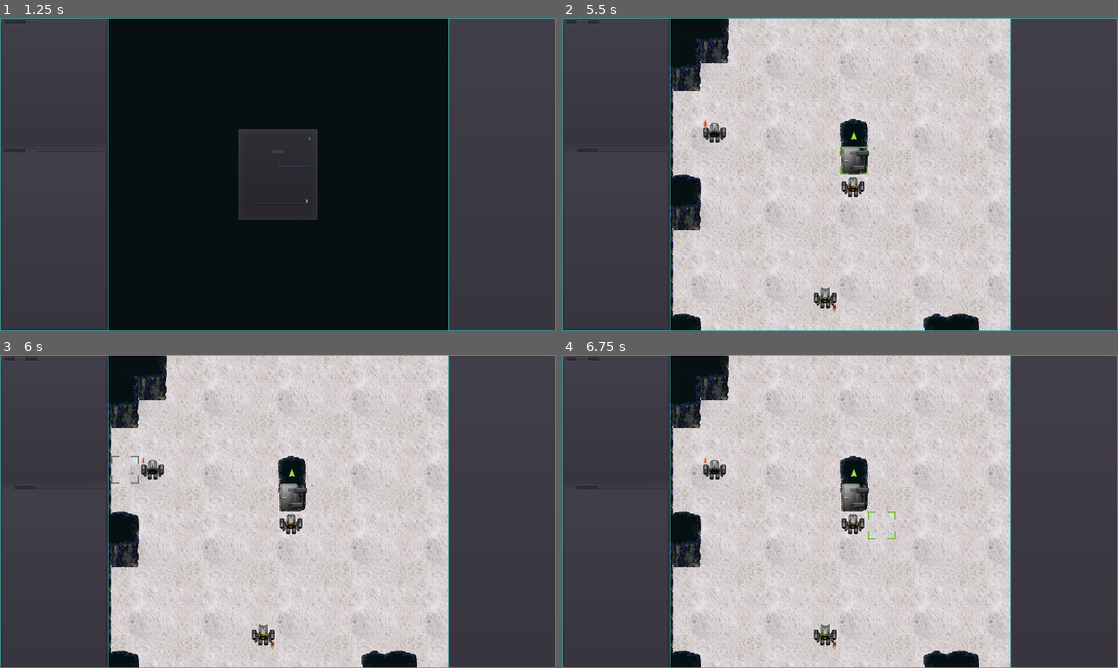
Above: before the commit, frames 1-4 (two rows, left to right).
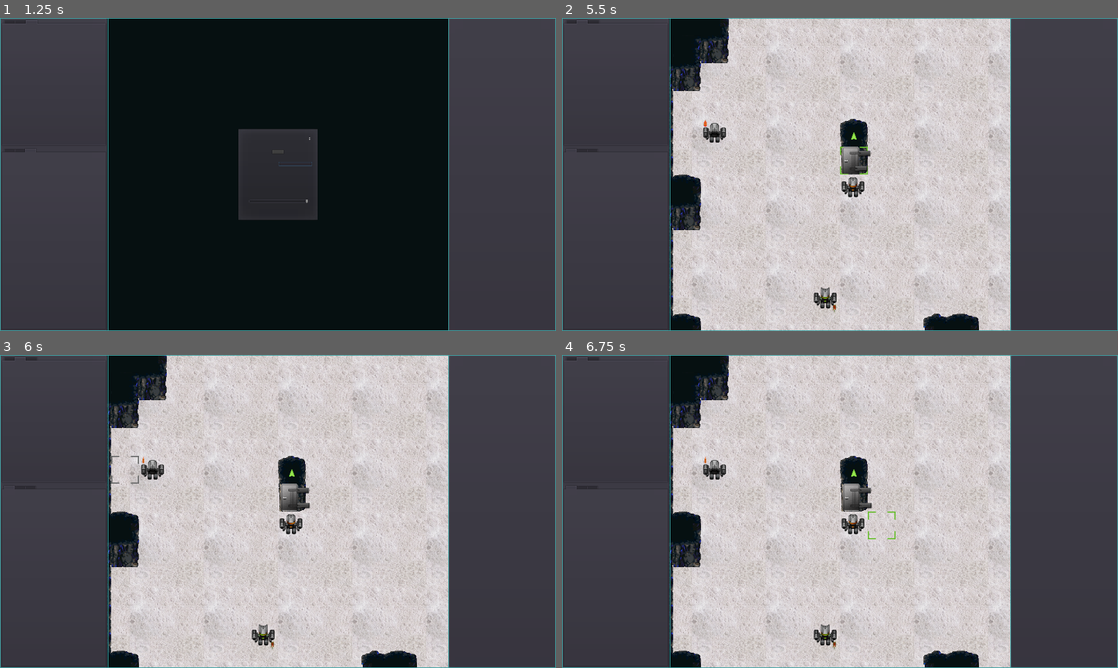
Above: after the commit, the same moments.

Repository: sarrowsmith/quasidroid
Game: Godot game, scene res://Main.tscn
Same seed, same stepped clock (60 frames per second), same inputs: the game is played once before the commit and once after it.
Inputs (mouse positions are in pixels of both pictures, inside the frame that each line leads up to):
- Up to frame 1 (1.25 s): click (294, 165) at 0.52 s; type "12" at 0.6 s
- Up to frame 2 (5.5 s): click "New from Seed" at 1.25 s; tap Enter at 2 s; move the mouse to (962, 158) at 2.02 s; tap R at 2.1 s; click (962, 158) at 2.17 s; tap Space at 2.27, 3.02, 4.52, 5.27 s; tap Delete (map_reset) at 2.75, 4.25 s; move the mouse to (728, 190) at 2.77 s; hold S 2.78-3.53 s; tap Q at 2.85 s; tap Backspace (cursor_reset) at 3.5, 5 s; move the mouse to (895, 105) at 3.52 s; tap F at 3.6 s; move the mouse to (812, 237) at 4.27 s; tap U at 4.35 s; click (812, 237) at 4.42 s; move the mouse to (1006, 221) at 5.02 s; hold S from 5.03 s (still down); tap O at 5.1 s
- Up to frame 3 (6 s): keep holding S; tap Delete (map_reset) at 5.75 s; move the mouse to (111, 464) at 5.77 s; tap P at 5.85 s
- Up to frame 4 (6.75 s): keep holding S; tap Space at 6.02 s; move the mouse to (867, 511) at 6.52 s; tap R at 6.6 s; click (867, 511) at 6.67 s

Frame 1 is identical in both runs. In frame 2, 0.1% of the frame differs, in the area x 46-56%, y 41-90%; in frame 3, less than 0.1%; in frame 4, less than 0.1%.

Commit message:
Audio skeleton, plus switching to full animation player rather than animated sprites when there's associated audio.

Diff:
--- a/Main.gd
+++ b/Main.gd
@@ -216,7 +216,7 @@
 func change_level(level: Level, fade: bool):
 	if not level:
 		if world.level_one.is_clear():
-			game_over(true)
+			game_over("Win")
 		return
 	if level != world.active_level:
 		if fade:
@@ -299,11 +299,12 @@
 		save_game.close()
 
 
-func game_over(success: bool, title=""):
+func game_over(success: String, title=""):
+	$Audio.get_node(success).play()
 	$Fader.interpolate_property(world, "modulate", Color(1.0, 1.0, 1.0, 1.0), Color(1.0, 1.0, 1.0, 0.0), 1.0)
 	$Fader.start()
 	yield($Fader, "tween_all_completed")
-	var popup = $Dialogs.get_node("Win" if success else "Lose")
+	var popup = $Dialogs.get_node(success)
 	if title:
 		popup.window_title = title
 	var messages = PoolStringArray()
@@ -340,7 +341,7 @@
 
 All robots in the facility will be wiped.
 """ % ((world.turn + 1) / 2))
-	game_over(false, "Facility systems reboot!")
+	game_over("Lose", "Facility systems reboot!")
 
 
 # Generate a seed text of the form CVCVC CVCV which can be directly
@@ -385,7 +386,7 @@
 		if view_mode == ViewMode.FREE:
 			view_mode = ViewMode.RESET
 	else:
-		game_over(false, "You have been deactivated!")
+		game_over("Lose", "You have been deactivated!")
 
 
 func _on_Resume_pressed():
@@ -427,7 +428,7 @@
 
 
 func _on_game_over(success):
-	$Dialogs.get_node("Win" if success else "Lose").set_visible(false)
+	$Dialogs.get_node(success).set_visible(false)
 	start_dialog()
 
 
--- a/Main.tscn
+++ b/Main.tscn
@@ -846,6 +846,14 @@
 popup_exclusive = true
 window_title = "You have failed!"
 dialog_autowrap = true
+
+[node name="Audio" type="Node" parent="."]
+
+[node name="Win" type="AudioStreamPlayer" parent="Audio"]
+bus = "SFX"
+
+[node name="Lose" type="AudioStreamPlayer" parent="Audio"]
+bus = "SFX"
 [connection signal="pressed" from="View/Panel/Split/UpperPanel/Menu/Game Stats" to="." method="_on_Game_Stats_pressed"]
 [connection signal="about_to_show" from="View/Panel/Split/UpperPanel/Menu/Weapon" to="World" method="_on_Weapon_about_to_show" flags=3]
 [connection signal="toggled" from="View/Panel/Split/UpperPanel/Menu/Overview" to="." method="set_zoom"]
@@ -860,5 +868,5 @@
 [connection signal="pressed" from="Dialogs/Start/VBoxContainer/MarginContainer3/V2BoxContainer/CenterContainer2/NewButton" to="." method="_on_New_pressed"]
 [connection signal="confirmed" from="Dialogs/Quit" to="." method="_on_Quit_confirmed"]
 [connection signal="popup_hide" from="Dialogs/Quit" to="." method="_on_Quit_popup_hide"]
-[connection signal="confirmed" from="Dialogs/Win" to="." method="_on_game_over" binds= [ true ]]
-[connection signal="confirmed" from="Dialogs/Lose" to="." method="_on_game_over" binds= [ false ]]
+[connection signal="confirmed" from="Dialogs/Win" to="." method="_on_game_over" binds= [ "Win" ]]
+[connection signal="confirmed" from="Dialogs/Lose" to="." method="_on_game_over" binds= [ "Lose" ]]
--- /dev/null
+++ b/default_bus_layout.tres
@@ -0,0 +1,20 @@
+[gd_resource type="AudioBusLayout" load_steps=2 format=2]
+
+[sub_resource type="AudioEffectCompressor" id=1]
+resource_name = "Compressor"
+
+[resource]
+bus/1/name = "Music"
+bus/1/solo = false
+bus/1/mute = false
+bus/1/bypass_fx = false
+bus/1/volume_db = 0.0
+bus/1/send = "Master"
+bus/1/effect/0/effect = SubResource( 1 )
+bus/1/effect/0/enabled = true
+bus/2/name = "SFX"
+bus/2/solo = false
+bus/2/mute = false
+bus/2/bypass_fx = false
+bus/2/volume_db = 0.0
+bus/2/send = "Master"
--- a/levels/AccessPoint.gd
+++ b/levels/AccessPoint.gd
@@ -8,3 +8,4 @@
 	active = true
 	$Reset.set_visible(true)
 	$Base.set_visible(false)
+	$Audio.play()
--- a/levels/AccessPoint.tscn
+++ b/levels/AccessPoint.tscn
@@ -17,3 +17,6 @@
 scale = Vector2( 2, 2 )
 texture = ExtResource( 3 )
 centered = false
+
+[node name="Audio" type="AudioStreamPlayer" parent="."]
+bus = "SFX"
--- a/levels/Lift.gd
+++ b/levels/Lift.gd
@@ -11,6 +11,8 @@
 var to: Level = null
 var direction = "Down"
 var state = LOCKED
+
+onready var anim = $AnimationPlayer
 
 
 func level_name(level: Level) -> String:
@@ -33,14 +35,13 @@
 		if force:
 			return state != LOCKED
 		state = CLOSED
+		anim.play("unlock")
 
 
 func open() -> bool:
 	if state != CLOSED:
 		return false
-	$Open.set_visible(true)
-	$Unlock.set_visible(false)
-	$Open.play()
+	anim.play("open")
 	state = OPEN
 	return true
 
@@ -48,7 +49,7 @@
 func close() -> bool:
 	if state != OPEN:
 		return false
-	$Open.play("default", true)
+	anim.play("close")
 	state = CLOSED
 	return true
 
@@ -72,7 +73,3 @@
 	file.store_pascal_string(direction)
 	file.store_8(state)
 	file.store_pascal_string(to.map_name if to else "^")
-
-
-func _on_Open_animation_finished():
-	$Open.stop()
--- a/levels/Lift.tscn
+++ b/levels/Lift.tscn
@@ -7,69 +7,71 @@
 [ext_resource path="res://resources/Tiles/no.png" type="Texture" id=5]
 [ext_resource path="res://resources/Tiles/go-up.png" type="Texture" id=6]
 
-[sub_resource type="AtlasTexture" id=1]
-flags = 4
-atlas = ExtResource( 2 )
-region = Rect2( 0, 0, 56, 46 )
+[sub_resource type="Animation" id=12]
+resource_name = "close"
+length = 0.8
+step = 0.2
+tracks/0/type = "value"
+tracks/0/path = NodePath("Door:frame")
+tracks/0/interp = 1
+tracks/0/loop_wrap = true
+tracks/0/imported = false
+tracks/0/enabled = true
+tracks/0/keys = {
+"times": PoolRealArray( 0, 0.2, 0.4, 0.6 ),
+"transitions": PoolRealArray( 1, 1, 1, 1 ),
+"update": 1,
+"values": [ 11, 10, 9, 2 ]
+}
 
-[sub_resource type="AtlasTexture" id=2]
-flags = 4
-atlas = ExtResource( 2 )
-region = Rect2( 56, 0, 56, 46 )
+[sub_resource type="Animation" id=10]
+resource_name = "open"
+length = 0.8
+step = 0.2
+tracks/0/type = "value"
+tracks/0/path = NodePath("Door:frame")
+tracks/0/interp = 1
+tracks/0/loop_wrap = true
+tracks/0/imported = false
+tracks/0/enabled = true
+tracks/0/keys = {
+"times": PoolRealArray( 0, 0.2, 0.4, 0.6 ),
+"transitions": PoolRealArray( 1, 1, 1, 1 ),
+"update": 1,
+"values": [ 2, 9, 10, 11 ]
+}
 
-[sub_resource type="AtlasTexture" id=3]
-flags = 4
-atlas = ExtResource( 2 )
-region = Rect2( 112, 0, 56, 46 )
-
-[sub_resource type="SpriteFrames" id=4]
-animations = [ {
-"frames": [ SubResource( 1 ), SubResource( 2 ), SubResource( 3 ) ],
-"loop": false,
-"name": "default",
-"speed": 5.0
-} ]
-
-[sub_resource type="AtlasTexture" id=5]
-flags = 4
-atlas = ExtResource( 2 )
-region = Rect2( 112, 0, 56, 46 )
-
-[sub_resource type="AtlasTexture" id=6]
-flags = 4
-atlas = ExtResource( 2 )
-region = Rect2( 0, 138, 56, 46 )
-
-[sub_resource type="AtlasTexture" id=7]
-flags = 4
-atlas = ExtResource( 2 )
-region = Rect2( 56, 138, 56, 46 )
-
-[sub_resource type="AtlasTexture" id=8]
-flags = 4
-atlas = ExtResource( 2 )
-region = Rect2( 112, 138, 56, 46 )
-
-[sub_resource type="SpriteFrames" id=9]
-animations = [ {
-"frames": [ SubResource( 5 ), SubResource( 6 ), SubResource( 7 ), SubResource( 8 ) ],
-"loop": false,
-"name": "default",
-"speed": 5.0
-} ]
+[sub_resource type="Animation" id=11]
+resource_name = "unlock"
+length = 0.6
+step = 0.2
+tracks/0/type = "value"
+tracks/0/path = NodePath("Door:frame")
+tracks/0/interp = 1
+tracks/0/loop_wrap = true
+tracks/0/imported = false
+tracks/0/enabled = true
+tracks/0/keys = {
+"times": PoolRealArray( 0, 0.2, 0.4 ),
+"transitions": PoolRealArray( 1, 1, 1 ),
+"update": 1,
+"values": [ 0, 1, 2 ]
+}
 
 [node name="Lift" type="Node2D"]
 scale = Vector2( 2, 2 )
 script = ExtResource( 1 )
 
-[node name="Unlock" type="AnimatedSprite" parent="."]
-frames = SubResource( 4 )
+[node name="AnimationPlayer" type="AnimationPlayer" parent="."]
+anims/close = SubResource( 12 )
+anims/open = SubResource( 10 )
+anims/unlock = SubResource( 11 )
+
+[node name="Door" type="Sprite" parent="."]
+texture = ExtResource( 2 )
 centered = false
-
-[node name="Open" type="AnimatedSprite" parent="."]
-visible = false
-frames = SubResource( 9 )
-centered = false
+vframes = 4
+hframes = 3
 
 [node name="No" type="Sprite" parent="."]
 scale = Vector2( 0.5, 0.5 )
@@ -97,4 +99,11 @@
 texture = ExtResource( 3 )
 centered = false
 offset = Vector2( 24, -60 )
-[connection signal="animation_finished" from="Open" to="." method="_on_Open_animation_finished"]
+
+[node name="Audio" type="Node" parent="."]
+
+[node name="Up" type="AudioStreamPlayer" parent="Audio"]
+bus = "SFX"
+
+[node name="Down" type="AudioStreamPlayer" parent="Audio"]
+bus = "SFX"
--- a/robots/Player.gd
+++ b/robots/Player.gd
@@ -204,7 +204,7 @@
 	set_state(WAIT)
 	set_location(lift.location)
 	if lift.open():
-		yield(lift.get_node("Open"), "animation_finished")
+		yield(lift.anim, "animation_finished")
 	facing = Vector2.DOWN
 	set_sprite()
 	set_visible(true)
@@ -213,7 +213,7 @@
 	while get_state() == WAIT:
 		yield(self, "end_move")
 	if lift.close():
-		yield(lift.get_node("Open"), "animation_finished")
+		yield(lift.anim, "animation_finished")
 	end_move(true)
 
 
@@ -225,7 +225,7 @@
 		else:
 			set_state(WAIT)
 			if lift.open():
-				yield(lift.get_node("Open"), "animation_finished")
+				yield(lift.anim, "animation_finished")
 				show_info(true)
 				end_move()
 			else:
--- a/robots/Player.tscn
+++ b/robots/Player.tscn
@@ -11,4 +11,9 @@
 [node name="Robot" parent="." instance=ExtResource( 1 )]
 
 [node name="Weapons" parent="." instance=ExtResource( 3 )]
+
+[node name="Audio" type="Node" parent="."]
+
+[node name="LevelUp" type="AudioStreamPlayer" parent="Audio"]
+bus = "SFX"
 [connection signal="end_move" from="." to="." method="_on_Player_end_move"]
--- a/robots/Robots.tscn
+++ b/robots/Robots.tscn
@@ -1109,27 +1109,6 @@
 "speed": 5.0
 } ]
 
-[sub_resource type="AtlasTexture" id=195]
-flags = 4
-atlas = ExtResource( 2 )
-region = Rect2( 0, 0, 48, 48 )
-
-[sub_resource type="SpriteFrames" id=196]
-animations = [ {
-"frames": [ SubResource( 195 ) ],
-"loop": true,
-"name": "default",
-"speed": 5.0
-} ]
-
-[sub_resource type="SpriteFrames" id=197]
-animations = [ {
-"frames": [ ExtResource( 3 ) ],
-"loop": true,
-"name": "default",
-"speed": 5.0
-} ]
-
 [sub_resource type="AtlasTexture" id=198]
 flags = 4
 atlas = ExtResource( 34 )
@@ -1234,7 +1213,7 @@
 [node name="Down" type="AnimatedSprite" parent="0/Idle"]
 visible = false
 frames = SubResource( 9 )
-frame = 6
+frame = 3
 playing = true
 centered = false
 
@@ -1247,29 +1226,28 @@
 [node name="Left" type="AnimatedSprite" parent="0/Idle"]
 visible = false
 frames = SubResource( 19 )
+playing = true
+centered = false
+
+[node name="Right" type="AnimatedSprite" parent="0/Idle"]
+visible = false
+frames = SubResource( 28 )
 frame = 3
 playing = true
 centered = false
 
-[node name="Right" type="AnimatedSprite" parent="0/Idle"]
-visible = false
-frames = SubResource( 28 )
-frame = 6
-playing = true
-centered = false
-
 [node name="Move" type="Node2D" parent="0"]
 
 [node name="Down" type="AnimatedSprite" parent="0/Move"]
 visible = false
 frames = SubResource( 33 )
-frame = 3
 playing = true
 centered = false
 
 [node name="Up" type="AnimatedSprite" parent="0/Move"]
 visible = false
 frames = SubResource( 38 )
+frame = 1
 playing = true
 centered = false
 
@@ -1299,7 +1277,7 @@
 [node name="Down" type="AnimatedSprite" parent="2/Idle"]
 visible = false
 frames = SubResource( 60 )
-frame = 2
+frame = 7
 playing = true
 centered = false
 
@@ -1312,14 +1290,14 @@
 [node name="Left" type="AnimatedSprite" parent="2/Idle"]
 visible = false
 frames = SubResource( 70 )
-frame = 2
+frame = 7
 playing = true
 centered = false
 
 [node name="Right" type="AnimatedSprite" parent="2/Idle"]
 visible = false
 frames = SubResource( 79 )
-frame = 2
+frame = 7
 playing = true
 centered = false
 
@@ -1328,14 +1306,14 @@
 [node name="Down" type="AnimatedSprite" parent="2/Move"]
 visible = false
 frames = SubResource( 84 )
-frame = 2
+frame = 3
 playing = true
 centered = false
 
 [node name="Up" type="AnimatedSprite" parent="2/Move"]
 visible = false
 frames = SubResource( 89 )
-frame = 2
+frame = 3
 playing = true
 centered = false
 
@@ -1360,7 +1338,7 @@
 [node name="Down" type="AnimatedSprite" parent="0-X/Idle"]
 visible = false
 frames = SubResource( 106 )
-frame = 7
+frame = 4
 playing = true
 centered = false
 
@@ -1373,14 +1351,14 @@
 [node name="Left" type="AnimatedSprite" parent="0-X/Idle"]
 visible = false
 frames = SubResource( 116 )
-frame = 4
+frame = 1
 playing = true
 centered = false
 
 [node name="Right" type="AnimatedSprite" parent="0-X/Idle"]
 visible = false
 frames = SubResource( 125 )
-frame = 6
+frame = 3
 playing = true
 centered = false
 
@@ -1389,14 +1367,14 @@
 [node name="Down" type="AnimatedSprite" parent="0-X/Move"]
 visible = false
 frames = SubResource( 130 )
-frame = 2
+frame = 3
 playing = true
 centered = false
 
 [node name="Up" type="AnimatedSprite" parent="0-X/Move"]
 visible = false
 frames = SubResource( 135 )
-frame = 2
+frame = 3
 playing = true
 centered = false
 
@@ -1421,7 +1399,7 @@
 [node name="Down" type="AnimatedSprite" parent="2-X/Idle"]
 visible = false
 frames = SubResource( 152 )
-frame = 6
+frame = 3
 playing = true
 centered = false
 
@@ -1434,14 +1412,14 @@
 [node name="Left" type="AnimatedSprite" parent="2-X/Idle"]
 visible = false
 frames = SubResource( 162 )
-frame = 4
+frame = 1
 playing = true
 centered = false
 
 [node name="Right" type="AnimatedSprite" parent="2-X/Idle"]
 visible = false
 frames = SubResource( 171 )
-frame = 5
+frame = 2
 playing = true
 centered = false
 
@@ -1450,14 +1428,12 @@
 [node name="Down" type="AnimatedSprite" parent="2-X/Move"]
 visible = false
 frames = SubResource( 176 )
-frame = 3
 playing = true
 centered = false
 
 [node name="Up" type="AnimatedSprite" parent="2-X/Move"]
 visible = false
 frames = SubResource( 181 )
-frame = 3
 playing = true
 centered = false
 
@@ -1478,14 +1454,14 @@
 frames = SubResource( 194 )
 centered = false
 
-[node name="Dead-X" type="AnimatedSprite" parent="."]
-visible = false
-frames = SubResource( 196 )
-centered = false
-
-[node name="Dead" type="AnimatedSprite" parent="."]
-visible = false
-frames = SubResource( 197 )
+[node name="Dead-X" type="Sprite" parent="."]
+visible = false
+texture = ExtResource( 2 )
+centered = false
+
+[node name="Dead" type="Sprite" parent="."]
+visible = false
+texture = ExtResource( 3 )
 centered = false
 
 [node name="Hit" type="Node2D" parent="."]
@@ -1511,3 +1487,11 @@
 visible = false
 frames = SubResource( 213 )
 centered = false
+
+[node name="Audio" type="Node" parent="."]
+
+[node name="Hit" type="AudioStreamPlayer" parent="Audio"]
+bus = "SFX"
+
+[node name="Deactivated" type="AudioStreamPlayer" parent="Audio"]
+bus = "SFX"
Not shown: 1 places in levels/Lift.tscn that only renumber resources
Not shown: 1 places in robots/Robots.tscn that only renumber resources
